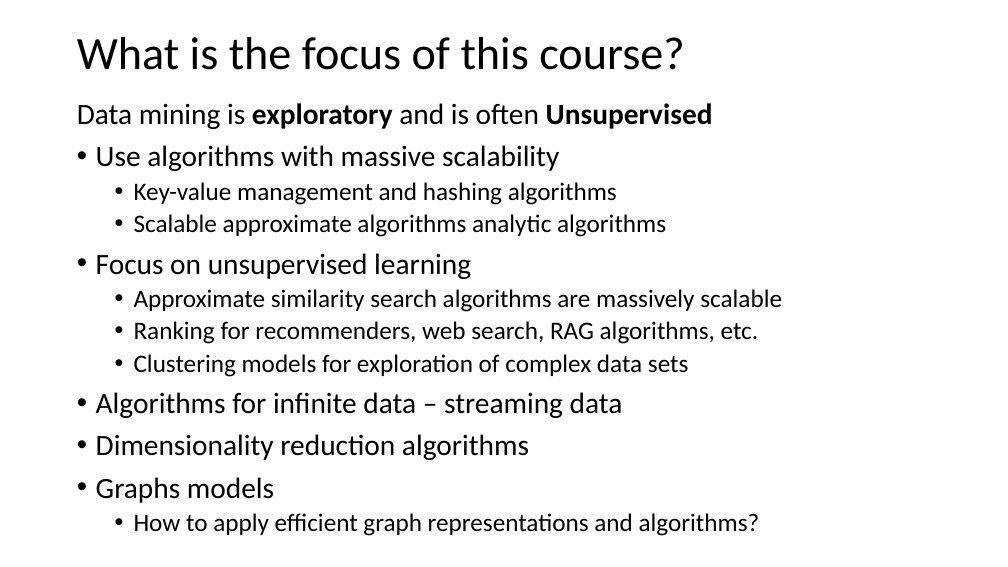
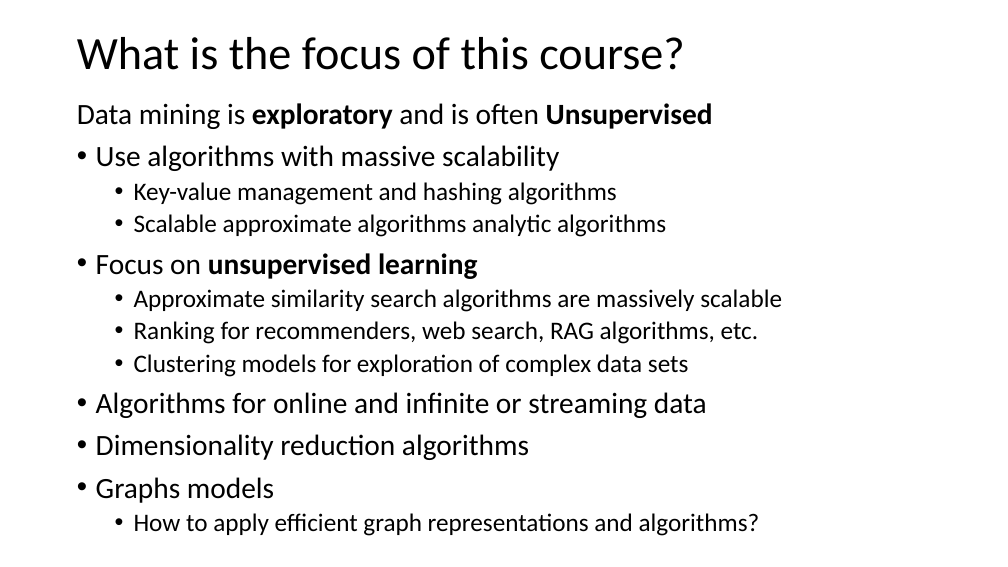
Before and after one commit to jonahneu/CSCI-E-108, a slide deck: slide 13 of slides/1_Introduction.pptx. Drawn at 1008x567 pixels with LibreOffice and Linux fonts; fonts in the diff are those of the drawing. Boxes give left, top, right and bottom in pixels: in the first picture for what was removed or moved away, otherwise in the second. Text is boxed around its words. In the diff, an @@ line names an element or a change of style, - is before the commit and + after.

```diff
--- a/slides/1_Introduction.pptx
+++ b/slides/1_Introduction.pptx
@@ text at bbox=[96, 253, 478, 279]: bold on in "unsupervised learning" @@
@@ text at bbox=[96, 392, 707, 418]: text changed @@
-• Algorithms for infinite data – streaming data
+• Algorithms for online and infinite or streaming data
```
Also in this commit, not shown: 2 other slides changed, 1 slide added.
